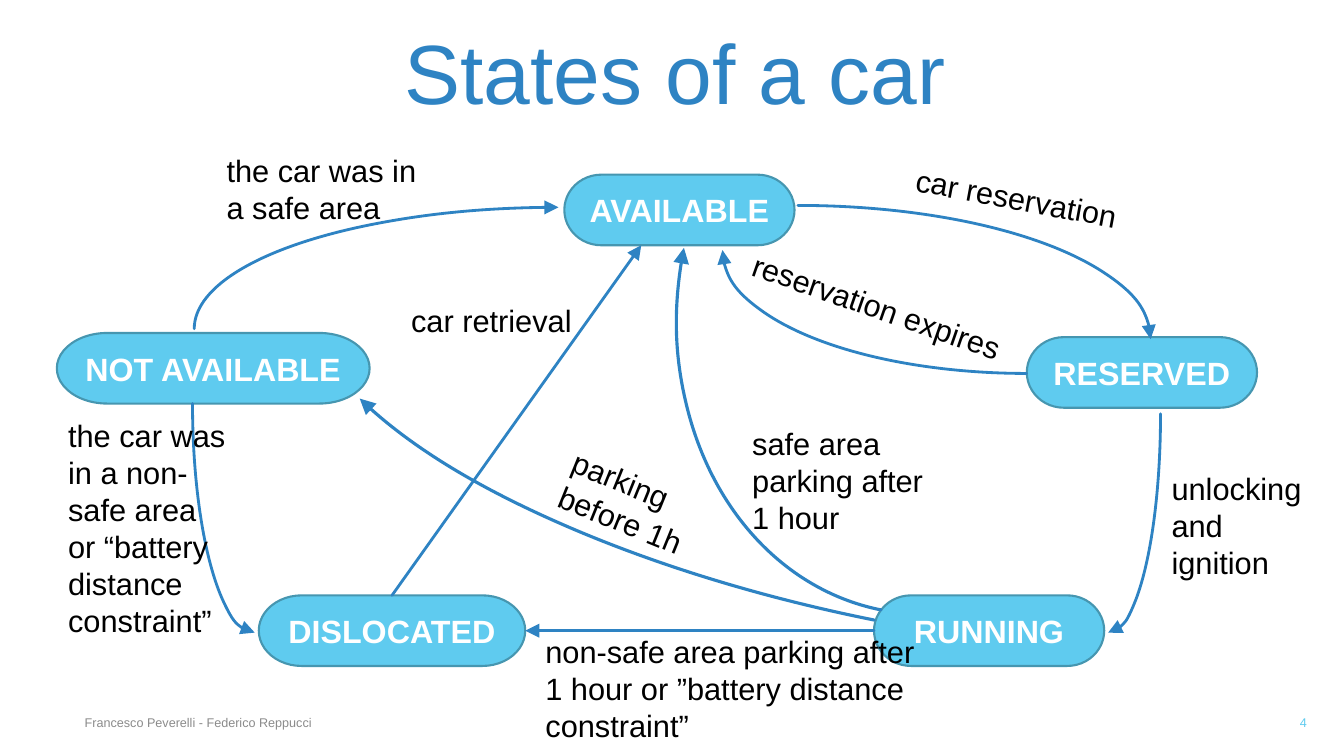
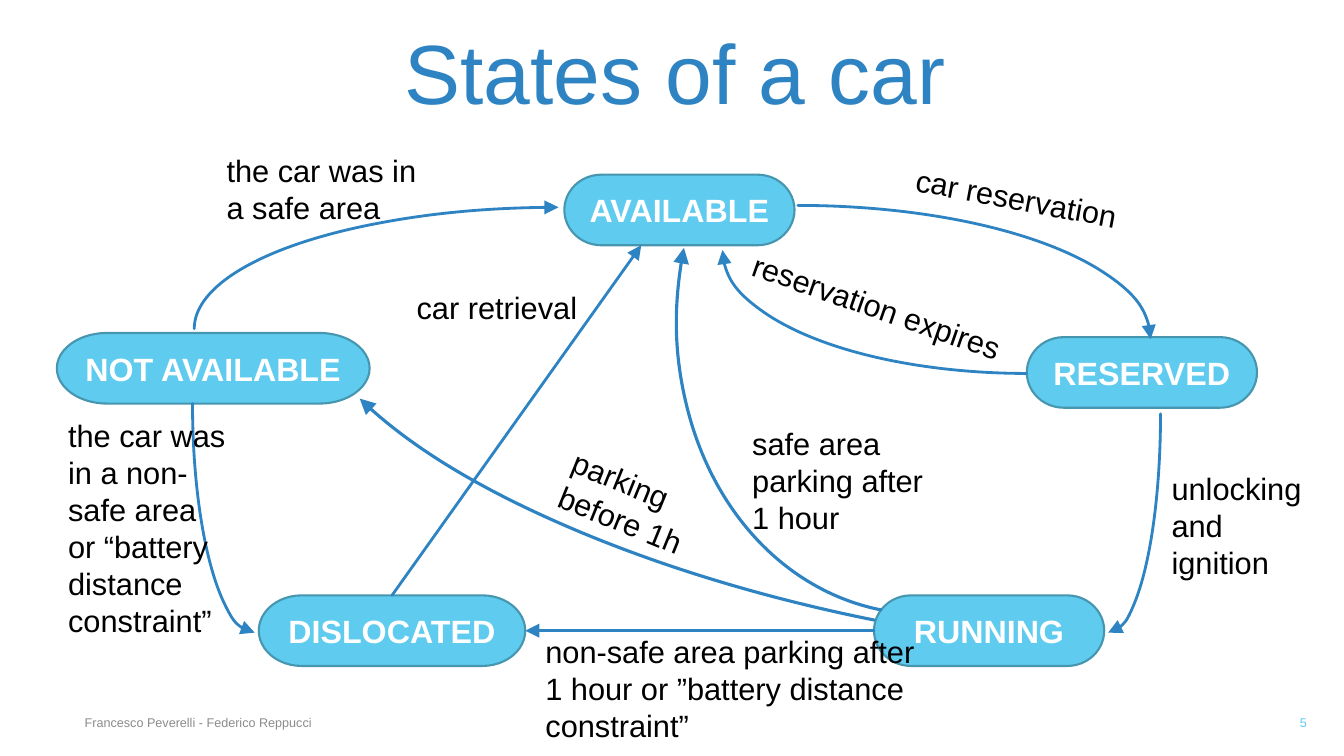
Before and after one commit to FedericoReppucci/ingsoft2, a slide deck: slide 5 of presentation/Final Presentazion/Final Presentation.pptx (slide 4 before the commit). Drawn at 1344x756 pixels with LibreOffice and Linux fonts; fonts in the diff are those of the drawing. Boxes give left, top, right and bottom in pixels: in the first picture for what was removed or moved away, otherwise in the second. Text is boxed around its words. In the diff, an @@ line names an element or a change of style, - is before the commit and + after.

```diff
--- a/presentation/Final Presentazion/Final Presentation.pptx
+++ b/presentation/Final Presentazion/Final Presentation.pptx
@@ text "car retrieval": place and size @@
-text "car retrieval" at (411,309,571,333)
+text "car retrieval" at (417,296,577,320)
@@ page number at (1300,718,1307,727): text changed @@
-4
+5
```
Also in this commit, not shown: 6 other slides changed, 13 slides added, 9 other files.
